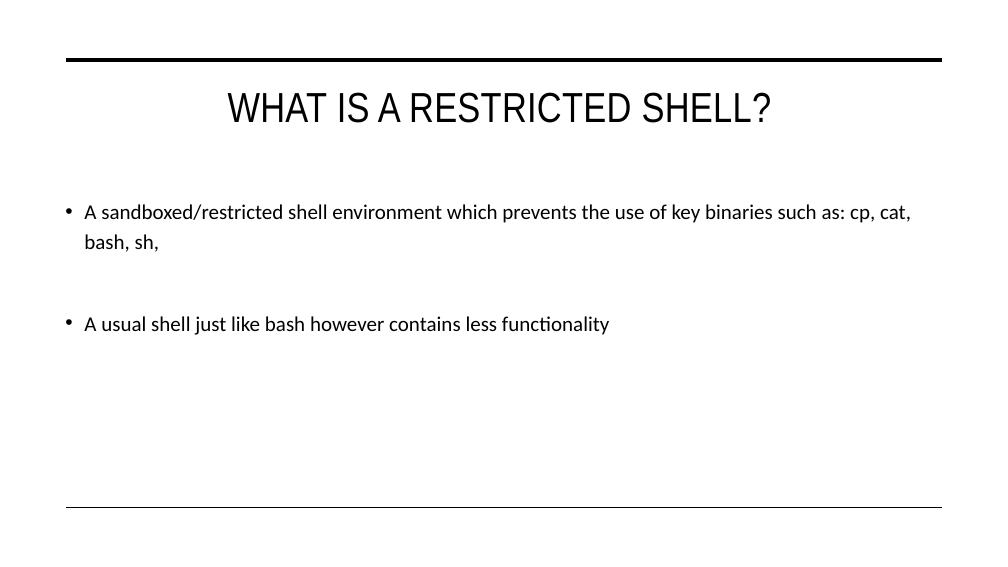
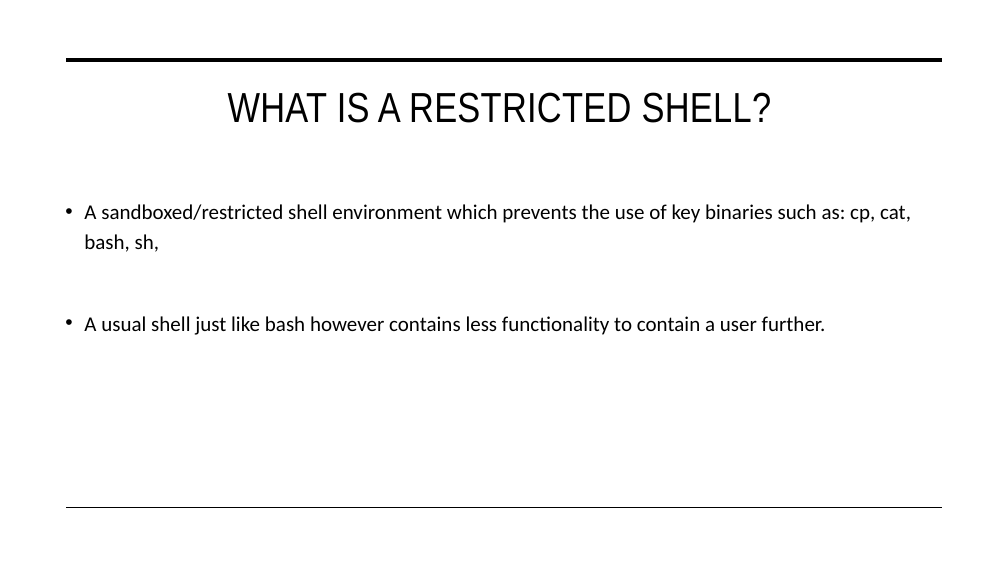
Before and after one commit to aqeebhussain122/hpc-offensive-security, a slide deck: slide 2 of Offensive Security Tactics for Linux Professionals - Linux Restricted Shell Escapes.pptx. Drawn at 1008x567 pixels with LibreOffice and Linux fonts; fonts in the diff are those of the drawing. Boxes give left, top, right and bottom in pixels: in the first picture for what was removed or moved away, otherwise in the second. Text is boxed around its words. In the diff, an @@ line names an element or a change of style, - is before the commit and + after.

```diff
--- a/Offensive Security Tactics for Linux Professionals - Linux Restricted Shell Escapes.pptx
+++ b/Offensive Security Tactics for Linux Professionals - Linux Restricted Shell Escapes.pptx
@@ text at (84,316,826,335): text changed @@
-• A usual shell just like bash however contains less functionality
+• A usual shell just like bash however contains less functionality to contain a user further.
```
Also in this commit, not shown: 1 other slide changed, 3 slides added, 9 other files.
